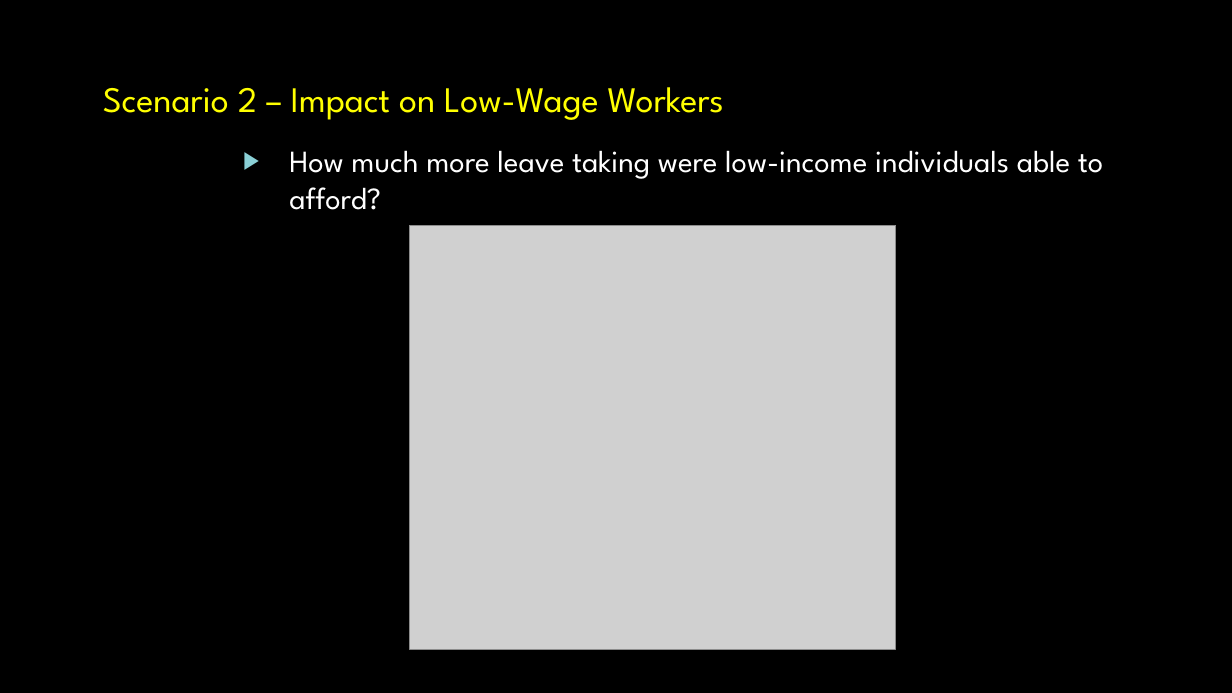
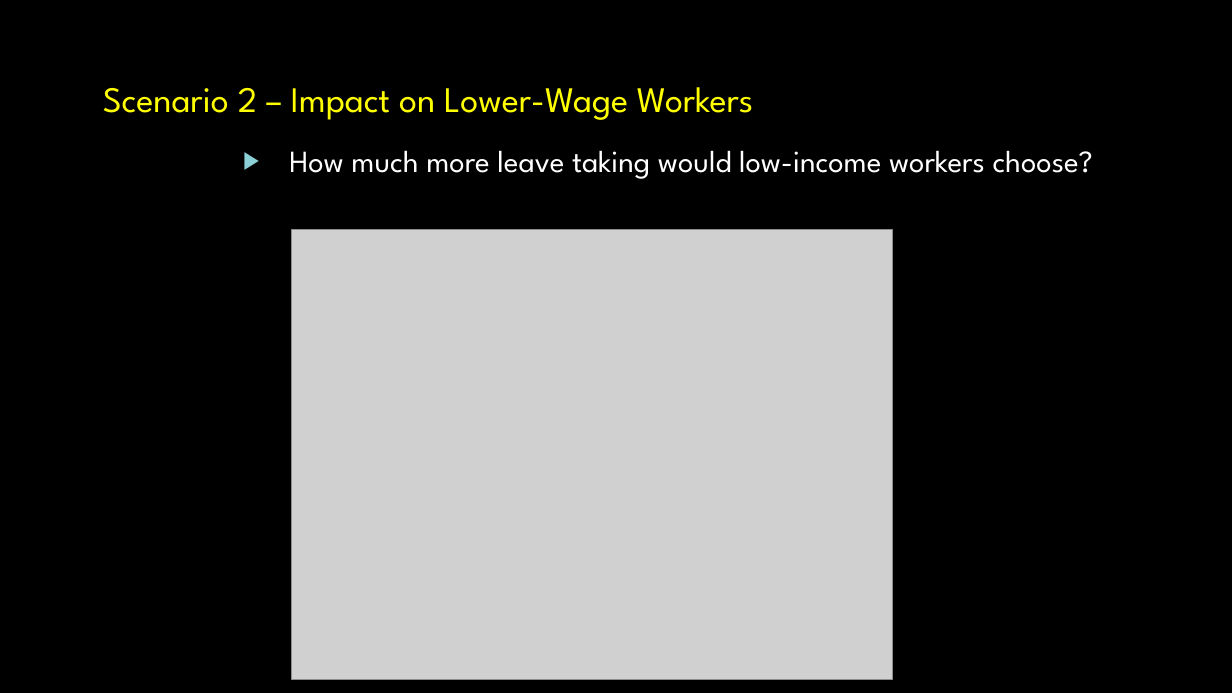
Before and after one commit to m-trinh/microsim, a slide deck: slide 33 of draft/demo_external_20191213/121319 Microsim Demonstration_cz_lp.pptx (slide 27 before the commit). Drawn at 1232x693 pixels with LibreOffice and Linux fonts; fonts in the diff are those of the drawing; grey boxes stand for pictures; background and template pictures are left out. Boxes give left, top, right and bottom in pixels: in the first picture for what was removed or moved away, otherwise in the second. Text is boxed around its words. In the diff, an @@ line names an element or a change of style, - is before the commit and + after.

Commit message:
simcol index issue fixed, make plots for low income

```diff
--- a/draft/demo_external_20191213/121319 Microsim Demonstration_cz_lp.pptx
+++ b/draft/demo_external_20191213/121319 Microsim Demonstration_cz_lp.pptx
@@ text at bbox=[103, 87, 1093, 179]: text changed @@
-    Scenario 2 – Impact on Low-Wage Workers
-      ▶ How much more leave taking were low-income individuals able to afford?
+    Scenario 2 – Impact on Lower-Wage Workers
+      ▶ How much more leave taking would low-income workers choose?
@@ picture: place and size @@
-picture at bbox=[409, 226, 896, 650]
+picture at bbox=[292, 229, 893, 680]
```
Also in this commit, not shown: 14 other slides changed, 7 slides added, 3 slides removed, 11 other files.
